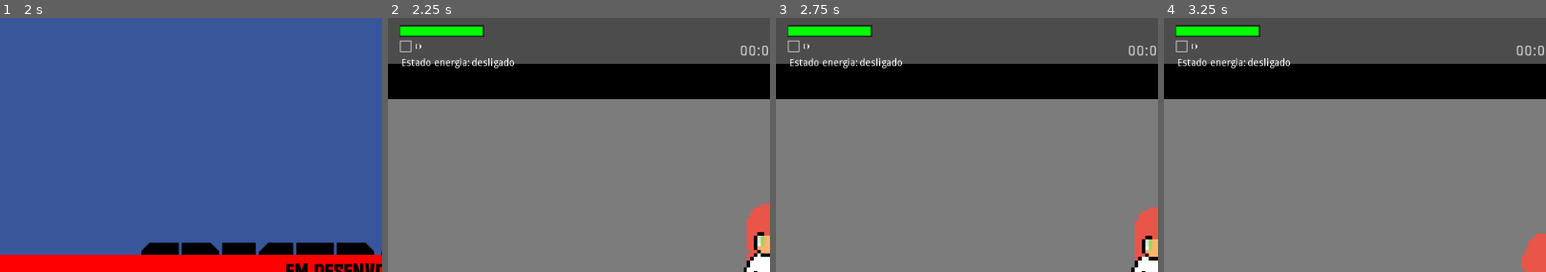
Above: before the commit, frames 1-4 (left to right).
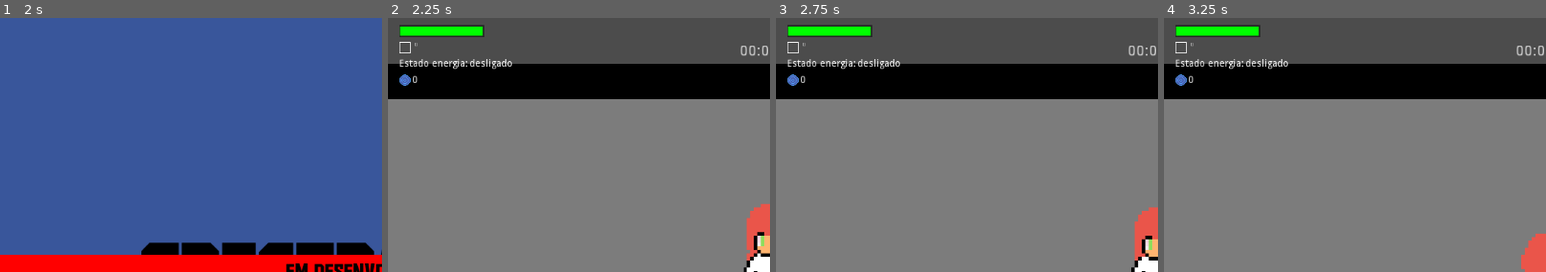
Above: after the commit, the same moments.

Repository: pauloeduardo145/Spectral-Core
Game: Godot game, scene res://Scenes/Menu.tscn
Same seed, same stepped clock (60 frames per second), same inputs: the game is played once before the commit and once after it.
Inputs (mouse positions are % of the whole screen's width and height, from its top left):
- Up to frame 1 (2 s): click "Sobre" at 0.5 s; click "Controles" at 1.25 s
- Up to frame 2 (2.25 s): click "Novo Jogo" at 2 s
- Up to frame 3 (2.75 s): no input
- Up to frame 4 (3.25 s): tap Enter at 2.75 s; move the mouse to (72, 45) at 2.77 s; hold Right (ui_right) from 2.78 s (still down); tap F (f) at 2.85 s; click (72, 45) at 2.92 s
The pictures show only the part of the screen within x 0-50%, y 0-50%; the shares and areas given below are measured in that part.

Frame 1 is identical in both runs. In frame 2, 0.9% of the frame differs, in the area x 3-33%, y 8-27%; in frame 3, 0.9%; in frame 4, 0.9%.

Commit message:
feat: Adicionar essecencia das garotas fantasma (adiciona no contador de forma instantanea, muda depois para dropar e depois vai ate o player), contador de essecencia no Hud, sprite, marcação no TAREFAS.md e persistencia de arquivos no Global

Diff:
--- a/Scenes/HUD.tscn
+++ b/Scenes/HUD.tscn
@@ -1,16 +1,12 @@
-[gd_scene load_steps=9 format=2]
+[gd_scene load_steps=8 format=2]
 
 [ext_resource path="res://Scripts/HUD.gd" type="Script" id=1]
-[ext_resource path="res://Fonts/Rosehot.ttf" type="DynamicFontData" id=2]
 [ext_resource path="res://Scripts/F_numero.gd" type="Script" id=3]
 [ext_resource path="res://Scripts/Fade.gd" type="Script" id=4]
 [ext_resource path="res://Scenes/Prancheta.tscn" type="PackedScene" id=5]
+[ext_resource path="res://Assets/essencias das garotas fantasmas.png" type="Texture" id=6]
 [ext_resource path="res://Assets/inventario_fundo.png" type="Texture" id=7]
 [ext_resource path="res://Assets/Highlight.png" type="Texture" id=8]
-
-[sub_resource type="DynamicFont" id=1]
-size = 22
-font_data = ExtResource( 2 )
 
 [node name="HUD" type="CanvasLayer"]
 script = ExtResource( 1 )
@@ -214,7 +210,7 @@
 texture = ExtResource( 8 )
 
 [node name="F_mortos" type="Node2D" parent="."]
-position = Vector2( 25, 40 )
+position = Vector2( 24, 42 )
 
 [node name="Sprite" type="Sprite" parent="F_mortos"]
 texture = ExtResource( 8 )
@@ -225,14 +221,13 @@
 margin_right = 53.0
 margin_bottom = 20.0
 rect_scale = Vector2( 0.679999, 0.56 )
-custom_fonts/font = SubResource( 1 )
 script = ExtResource( 3 )
 
 [node name="Ligado" type="Label" parent="."]
-margin_left = 19.0
-margin_top = 57.0
-margin_right = 59.0
-margin_bottom = 71.0
+margin_left = 16.0
+margin_top = 58.0
+margin_right = 117.0
+margin_bottom = 72.0
 text = "Estado energia: "
 
 [node name="Label" type="Label" parent="Ligado"]
@@ -242,3 +237,13 @@
 
 [node name="Prancheta" parent="." instance=ExtResource( 5 )]
 visible = false
+
+[node name="Essencia_Sprite" type="Sprite" parent="."]
+position = Vector2( 24, 88 )
+texture = ExtResource( 6 )
+
+[node name="Essencia_qtd" type="Label" parent="Essencia_Sprite"]
+margin_left = 10.0
+margin_top = -7.0
+margin_right = 50.0
+margin_bottom = 7.0
--- a/Scripts/Global.gd
+++ b/Scripts/Global.gd
@@ -7,7 +7,9 @@
 var spawn_position = null
 var caminho_save = "user://save_game.dat"
 var caminho_save_aliados = "user://save_aliados.dat"   # aliados + itens que carregam
+
 var fantasmas_eliminados = 0
+export var essencia_fantasma = 0
 
 var tem_prancheta := false
 
@@ -39,6 +41,7 @@
 			"vida_atual": vida_script.vida_atual,
 			"vida_visual": vida_script.vida_visual,
 			"energia_atual": EnergiaManeger.energia_atual,
+			"essencia_fantasma": essencia_fantasma,
 			"slots": InventarioManager.slots}
 		arquivo.store_var(dados)
 		arquivo.close()
@@ -99,6 +102,7 @@
 	EnergiaManeger.energia_atual = dados.get("energia_atual", EnergiaManeger.energia_min)
 	EnergiaManeger.ligado = EnergiaManeger.energia_atual > EnergiaManeger.energia_min
 	tem_prancheta = dados.get("prancheta", false)
+	essencia_fantasma = dados.get("essencia_fantasma", 0)
 
 	var slots = dados.get("slots", null)
 	if typeof(slots) == TYPE_ARRAY and slots.size() == InventarioManager.slots.size():
@@ -130,6 +134,7 @@
 	InventarioManager.slots = [null, null, null, null, null]
 	InventarioManager.slot_selecionado = 0
 	tem_prancheta = false
+	essencia_fantasma = 0
 
 	var dir = Directory.new()
 	if dir.file_exists(caminho_save):
--- a/Scripts/HUD.gd
+++ b/Scripts/HUD.gd
@@ -3,6 +3,7 @@
 onready var label = $Label
 onready var ligado = $Ligado/Label
 onready var Prancheta = $Prancheta
+onready var essencia_fantasma = $Essencia_Sprite/Essencia_qtd
 
 onready var slots_ui = [
 	$Control/HBoxContainer/Slot0,
@@ -38,6 +39,8 @@
 	atualizar_texto()
 	atualizar_ui()
 	vida_script.limitar_vida()
+
+	essencia_fantasma.text = str(Global.essencia_fantasma)
 
 	if EnergiaManeger.ligado == true:
 		ligado.text = str("ligado")
--- a/Scripts/Player.gd
+++ b/Scripts/Player.gd
@@ -7,6 +7,7 @@
 var motion = Vector2()
 var fantasma_perto = null
 var ultima_direcao = "down"
+var chance_drop = 25
 
 func _ready():
 	$anim.play("idle_down")
@@ -97,6 +98,7 @@
 			if alvo.is_in_group("fantasma"):
 				alvo.queue_free()
 				Global.fantasmas_eliminados += 1
+				ao_aspirar()
 				return
 			alvo = alvo.get_parent()
 
@@ -121,3 +123,11 @@
 		print("O fantasma virou aliado!")
 	else:
 		print("O fantasma não aceitou (ou ainda está em cooldown)")
+
+func dropar_item():
+	print("Dropou")
+	Global.essencia_fantasma = Global.essencia_fantasma + 1
+
+func ao_aspirar():
+	if randf() * 100 < chance_drop:
+		dropar_item()
Binary file added: Assets/essencias das garotas fantasmas.png
Not shown, added: Assets/essencias das garotas fantasmas.png.import
Not shown, changed: TAREFAS.md
